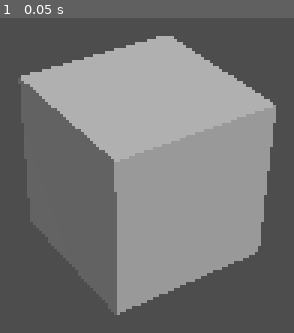
Above: before the commit, frame 1.
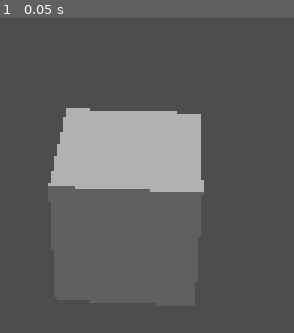
Above: after the commit, the same moment.

Repository: fwsmit/tooth-removal
Game: Godot game, scene res://main.tscn
The game is run twice, just before and just after one commit, with the same random seed, the same clock (stepped at 60 frames per second) and the same inputs.
Inputs:
- Up to frame 1 (0.05 s): no input

The runs differ from the first frame. In frame 1, 37% of the frame differs, in the area x 7-94%, y 5-95%.

Commit message:
Working prototype in godot

Diff:
--- a/src/client.gd
+++ b/src/client.gd
@@ -20,7 +20,24 @@
 	_stream.set_big_endian(true) # make sure to use big endian for network streams
 	_status = _stream.get_status()
 
+func reverse_bytearray(input):
+	var output = PackedByteArray()
+	output.append(input[7])
+	output.append(input[6])
+	output.append(input[5])
+	output.append(input[4])
+	output.append(input[3])
+	output.append(input[2])
+	output.append(input[1])
+	output.append(input[0])
+	return output
+
+func to_double(input):
+	var reversed = reverse_bytearray(input[1])
+	return reversed.decode_double(0)
+
 func _process(_delta: float) -> void:
+	_stream.poll()
 	var new_status: int = _stream.get_status()
 	if new_status != _status:
 		_status = new_status
@@ -50,22 +67,32 @@
 			#emit_signal("error")
 			#return
 		else:
-			#print("Got length", available_bytes)
+#			print("Got length", available_bytes)
 			#var consume = _stream.get_partial_data(50)
 #			pass
 			var length = _stream.get_partial_data(2)
+#			var Fx = to_double(_stream.get_partial_data(8))
+#			var Fy = to_double(_stream.get_partial_data(8))
+#			var Fz = to_double(_stream.get_partial_data(8))
+#			var Tx = to_double(_stream.get_partial_data(8))
+#			var Ty = to_double(_stream.get_partial_data(8))
+#			var Tz = to_double(_stream.get_partial_data(8))
+			#print(Fx)
 			var Fx = _stream.get_double()
 			var Fy = _stream.get_double()
 			var Fz = _stream.get_double()
 			var Tx = _stream.get_double()
 			var Ty = _stream.get_double()
 			var Tz = _stream.get_double()
+			var empty = _stream.get_partial_data(available_bytes-50)
 			# Check for read error.
 			if length[0] != OK:
 				print("Error getting data from stream: ", length[0])
 				emit_signal("error")
 			else:
-				emit_signal("data", Fx, Fy, Fz, Tx, Ty, Tz)
+				pass
+				# Swap Y and Z, because they are defined differently for the sensor and godot.
+				emit_signal("data", Fx, Fz, Fy, Tx, Tz, Ty)
 
 func connect_to_host(host: String, port: int) -> void:
 	print("Connecting to %s:%d" % [host, port])
--- a/src/data_user.gd
+++ b/src/data_user.gd
@@ -1,7 +1,7 @@
 extends CSGBox3D
 
-const HOST: String = "127.0.0.1"
-#const HOST: String = "192.168.0.100"
+#const HOST: String = "127.0.0.1"
+const HOST: String = "192.168.0.100"
 const PORT: int = 2001
 const RECONNECT_TIMEOUT: float = 3.0
 
@@ -25,17 +25,33 @@
 	print("Client connected to server.")
 
 
+
+
 var i = 0;
 func _handle_client_data(Fx, Fy, Fz, Tx, Ty, Tz) -> void:
 	#print(Fx, Fy, Fz, Tx, Ty, Tz)
-	if i > 10:
-		print(Fx)
-		i = 0
-	i += 1
+#	uint64_t *p64 = (uint64_t *)buf;
+#	*p64 = BSWAP64(*p64);
+#	var Fx_d = encode_double(Fx)
+	Fx = Fx/40
+	Fy = Fy/40
+	Fz = Fz/40
+	Tx = Tx/3
+	Ty = Ty/3
+	Tz = Tz/3
+#	if i > 10:
+#		print(Fx[1])
+#		var reversed = reverse_bytearray(Fx[1])
+#		print(reversed)
+#		print(reversed.decode_double(0))
+#		print(Fx)
+#		print(Fy)
+#		i = 0
+#	i += 1
 	#if (Fx > 1):
 		#print(Fx)
 #	print(Fx, ", ", Fy)
-	transform.origin.x = Fx
+	transform.origin.x = -Fx
 	transform.origin.y = Fy
 	transform.origin.z = Fz
 	var rotation: Transform3D = Transform3D.IDENTITY
--- a/src/main.tscn
+++ b/src/main.tscn
@@ -5,7 +5,7 @@
 [node name="Node3D" type="Node3D"]
 
 [node name="Camera3D" type="Camera3D" parent="."]
-transform = Transform3D(0.843391, 0.32426, -0.428423, 0, 0.797363, 0.6035, 0.5373, -0.508987, 0.672489, -2.34647, 2.82131, 3.45288)
+transform = Transform3D(0.067945, 0.602105, -0.79552, -1.30867e-08, 0.797363, 0.6035, 0.997689, -0.0410048, 0.0541768, -5.12465, 3.80373, 0.290576)
 
 [node name="CSGBox3D" type="CSGBox3D" parent="."]
 script = ExtResource("1_uqr3u")
